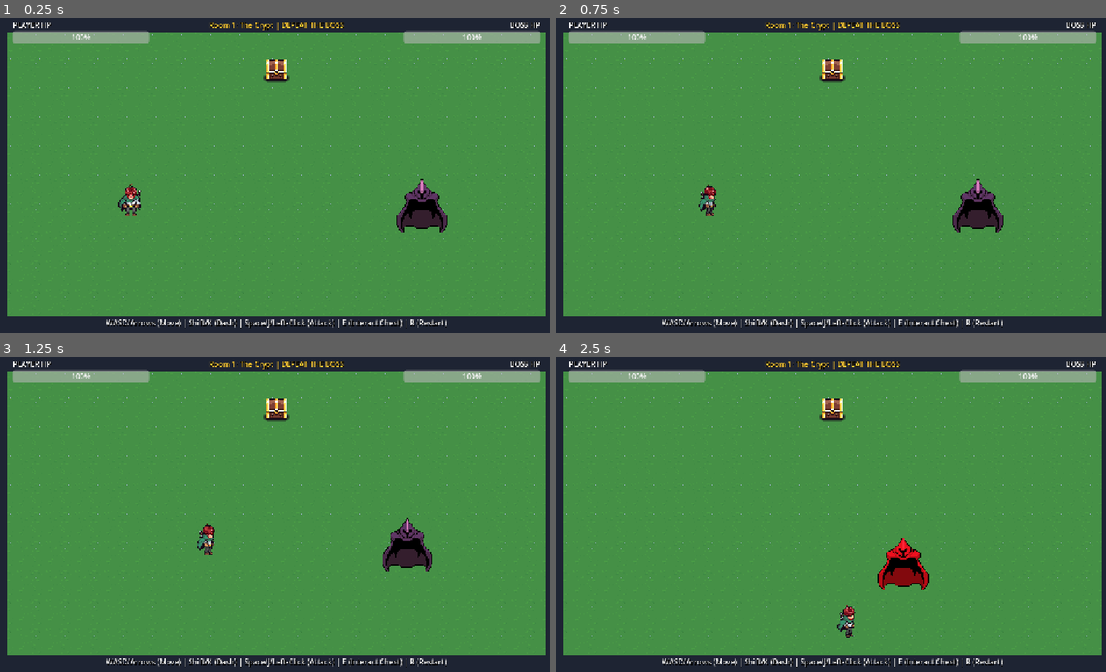
Above: before the commit, frames 1-4 (two rows, left to right).
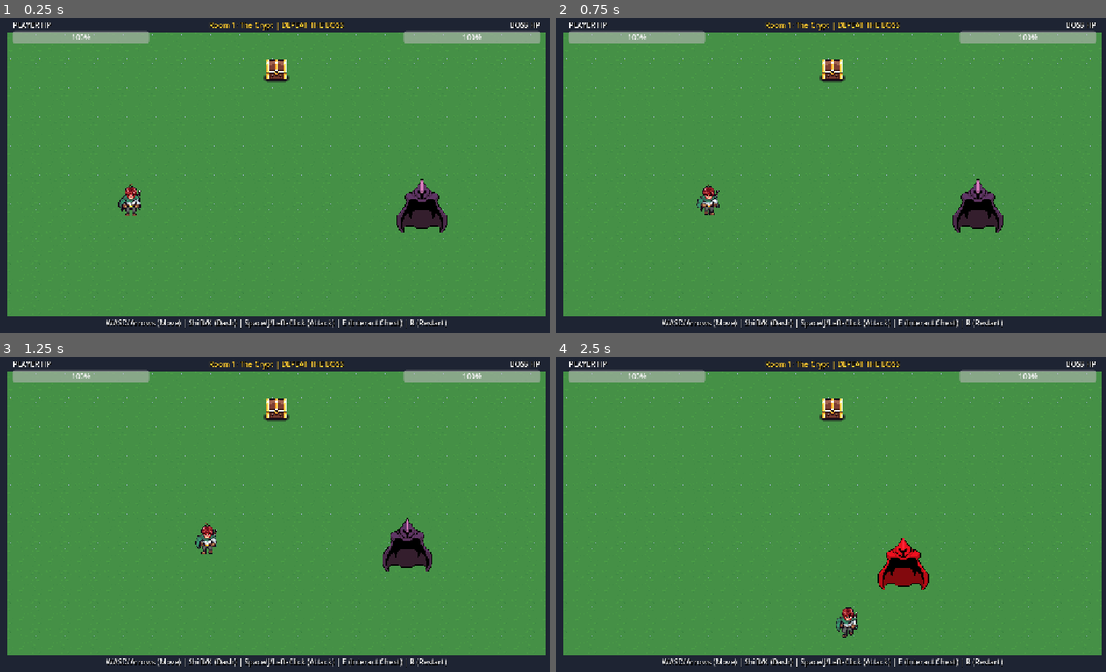
Above: after the commit, the same moments.

Repository: dakshshrivastava2025/SkillIssue.exe
Game: Godot game, scene res://scenes/main.tscn
The game is run twice, just before and just after one commit, with the same random seed, the same clock (stepped at 60 frames per second) and the same inputs.
Inputs:
- Up to frame 1 (0.25 s): no input
- Up to frame 2 (0.75 s): tap Enter at 0.5 s; hold Right (move_right) from 0.53 s (still down); tap J (attack) at 0.6 s
- Up to frame 3 (1.25 s): keep holding Right (move_right)
- Up to frame 4 (2.5 s): release Right (move_right) at 1.28 s; hold Down (move_down) 1.28-2.03 s; tap J (attack) at 1.35, 2.3 s; hold Right (move_right) from 2.03 s (still down); tap Shift (dash) at 2.1 s

Frame 1 is identical in both runs. In frame 2, 0.2% of the frame differs, in the area x 25-30%, y 53-63%; in frame 3, 0.2%; in frame 4, 0.2%, in the area x 50-55%, y 78-90%.

Commit message:
Add smooth 4-frame walking cycle and 3-frame breathing idle animation with direction mirroring

Diff:
--- a/project.godot
+++ b/project.godot
@@ -1,15 +1,23 @@
 ; Engine configuration file.
 ; It's best edited using the editor UI and not directly,
-; but it can also be edited by hand.
+; since the parameters that go here are not all obvious.
+;
+; Format:
+;   [section] ; section goes between []
+;   param=value ; assign values to parameters
 
 config_version=5
+
+[animation]
+
+compatibility/default_parent_skeleton_in_mesh_instance_3d=true
 
 [application]
 
 config/name="SkillIssue.exe - Top-Down Boss Battle"
 config/description="Top-down 2D boss battle proof of concept in Godot 4."
 run/main_scene="res://scenes/main.tscn"
-config/features=PackedStringArray("4.3", "Forward Plus")
+config/features=PackedStringArray("4.7", "Forward Plus")
 
 [display]
 
--- a/scripts/player/player_controller.gd
+++ b/scripts/player/player_controller.gd
@@ -14,24 +14,34 @@
 var current_health: int = 100
 
 # Direction & Animation States
-# Row 0: Idle/Walk (Down=0-3, Up=4-7, Right=8-11, Left=12-15)
+# Down: Frames 0..3 (Idle: 0..2, Walk: 0..3)
+# Up: Frames 4..7 (Idle: 4, Walk: 4..7)
+# Right: Frames 8..11 (Idle: 8, Walk: 8..11)
+# Left: Frames 8..11 (Mirrored flip_h)
 enum Direction { DOWN, UP, RIGHT, LEFT }
 var current_dir: Direction = Direction.DOWN
 
 var is_dashing: bool = false
 var is_attacking: bool = false
+var is_moving: bool = false
 var dash_timer: float = 0.0
 var dash_direction: Vector2 = Vector2.DOWN
 var facing_vector: Vector2 = Vector2.DOWN
 var attack_cooldown: float = 0.0
 var invulnerable: bool = false
 
+# Custom animation frame cycle timer
+var anim_timer: float = 0.0
+var anim_frame_idx: int = 0
+const WALK_FRAME_SPEED: float = 0.14
+const IDLE_FRAME_SPEED: float = 0.28
+
 # Unlocked Abilities from Chests
 var unlocked_abilities = {
 	"dash": true,
-	"fireball": false,
-	"spin_slash": false,
-	"shield": false
+	"attack_boost": false,
+	"health_boost": false,
+	"speed_boots": false
 }
 
 # Node references
@@ -47,7 +57,7 @@
 	health_changed.emit(current_health, max_health)
 	attack_collision.disabled = true
 	attack_sprite.visible = false
-	_update_sprite_direction()
+	_update_animation_frame()
 
 func _physics_process(delta: float) -> void:
 	# Dash state
@@ -65,7 +75,9 @@
 		Input.get_axis("move_up", "move_down")
 	)
 
-	if input_vec != Vector2.ZERO:
+	is_moving = (input_vec != Vector2.ZERO)
+
+	if is_moving:
 		input_vec = input_vec.normalized()
 		facing_vector = input_vec
 
@@ -81,8 +93,6 @@
 			else:
 				current_dir = Direction.UP
 
-		_update_sprite_direction()
-
 		# Position attack hitbox precisely in front of facing vector
 		attack_area.position = facing_vector * 42.0
 		attack_area.rotation = facing_vector.angle()
@@ -90,6 +100,9 @@
 		velocity = input_vec * speed
 	else:
 		velocity = velocity.move_toward(Vector2.ZERO, speed * 8.0 * delta)
+
+	# Handle smooth walking and breathing idle animation cycles
+	_process_animation(delta)
 
 	# Dash Trigger
 	if Input.is_action_just_pressed("dash") and not is_dashing and unlocked_abilities["dash"]:
@@ -103,20 +116,42 @@
 
 	move_and_slide()
 
-func _update_sprite_direction() -> void:
+func _process_animation(delta: float) -> void:
+	anim_timer += delta
+	var current_speed_threshold = WALK_FRAME_SPEED if is_moving else IDLE_FRAME_SPEED
+
+	if anim_timer >= current_speed_threshold:
+		anim_timer = 0.0
+		anim_frame_idx += 1
+		_update_animation_frame()
+
+func _update_animation_frame() -> void:
+	var base_frame = 0
+	var flip = false
+
 	match current_dir:
 		Direction.DOWN:
-			sprite.frame = 0
-			sprite.flip_h = false
+			base_frame = 0
+			flip = false
 		Direction.UP:
-			sprite.frame = 4
-			sprite.flip_h = false
+			base_frame = 4
+			flip = false
 		Direction.RIGHT:
-			sprite.frame = 8
-			sprite.flip_h = false
+			base_frame = 8
+			flip = false
 		Direction.LEFT:
-			sprite.frame = 12
-			sprite.flip_h = false
+			base_frame = 8
+			flip = true
+
+	sprite.flip_h = flip
+
+	if is_moving:
+		# 4-frame walk cycle [base_frame + 0..3]
+		sprite.frame = base_frame + (anim_frame_idx % 4)
+	else:
+		# 3-frame breathing idle cycle [base_frame + 0..2]
+		# (e.g., frames 0, 1, 2 for down-facing idle)
+		sprite.frame = base_frame + (anim_frame_idx % 3)
 
 func _start_dash(direction: Vector2) -> void:
 	is_dashing = true
